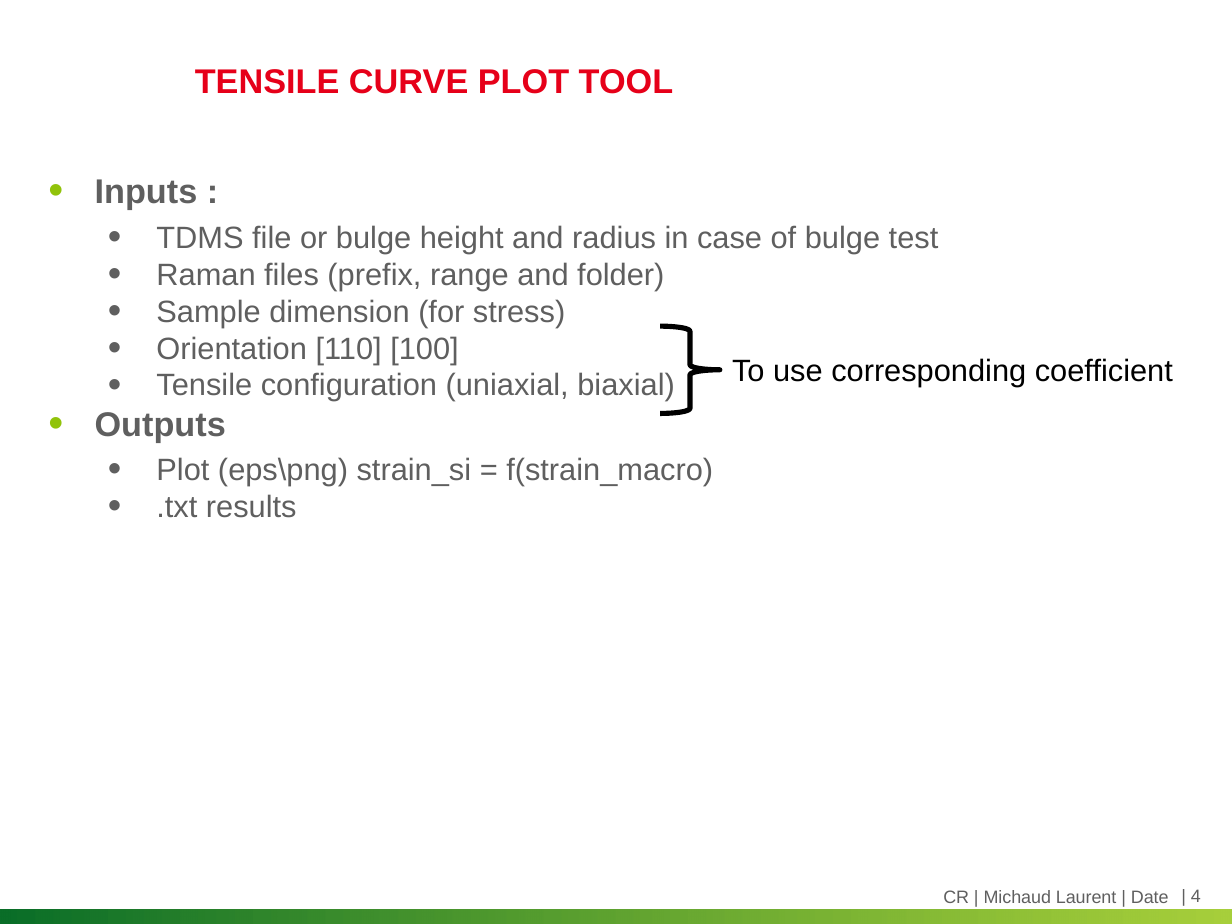
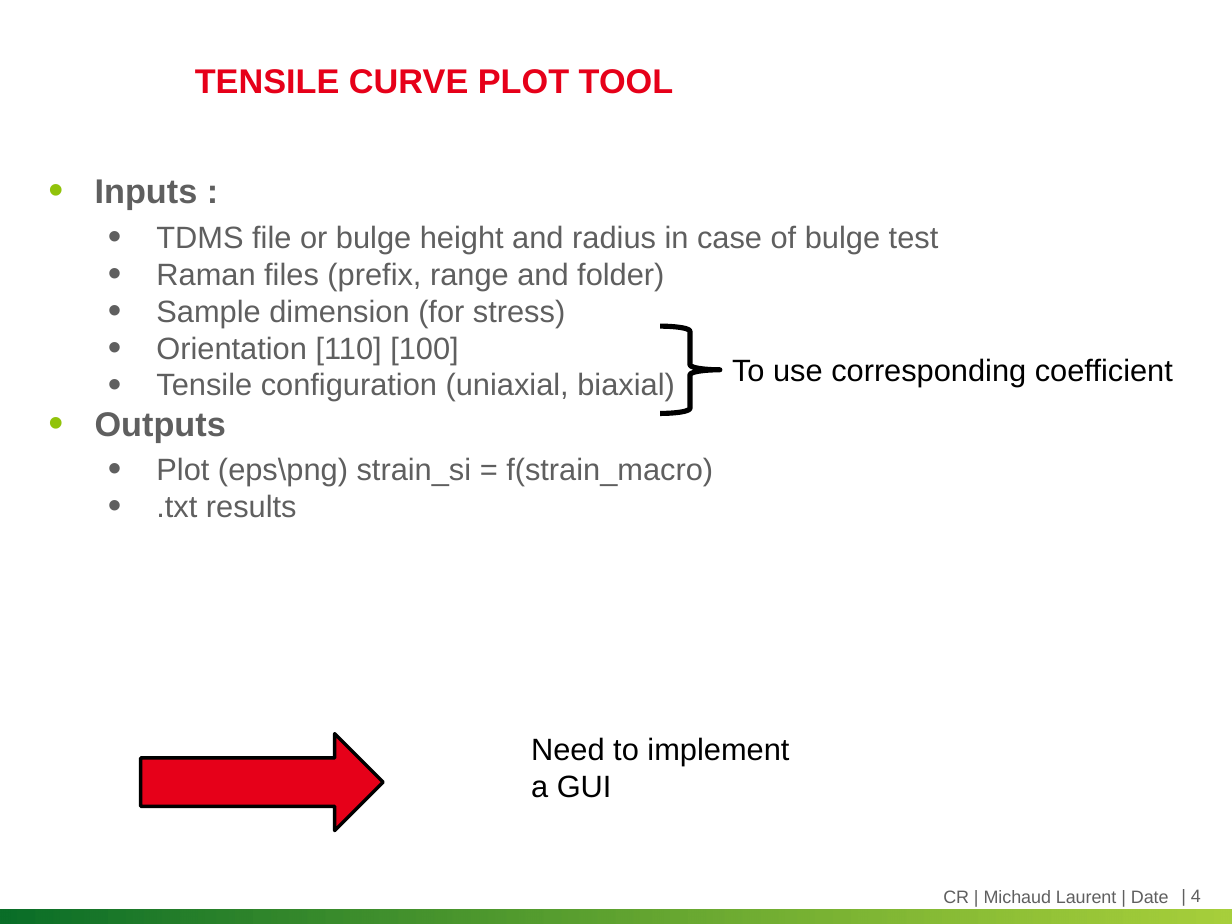
Before and after one commit to mcdlrt/Raman_solflex, a slide deck: slide 4 of Raman data processing.pptx. Drawn at 1232x924 pixels with LibreOffice and Linux fonts; fonts in the diff are those of the drawing; background and template pictures are left out. Boxes give left, top, right and bottom in pixels: in the first picture for what was removed or moved away, otherwise in the second. Text is boxed around its words. In the diff, an @@ line names an element or a change of style, - is before the commit and + after.

```diff
--- a/Raman data processing.pptx
+++ b/Raman data processing.pptx
@@ right arrow added at (140, 733, 383, 830), fill #E60019, outline #000000 2 pt @@
@@ text added at (531, 737, 789, 798), 18 pt, text #000000 @@
+Need to implement a GUI
```
Also in this commit, not shown: 1 other slide changed, 1 other file.
